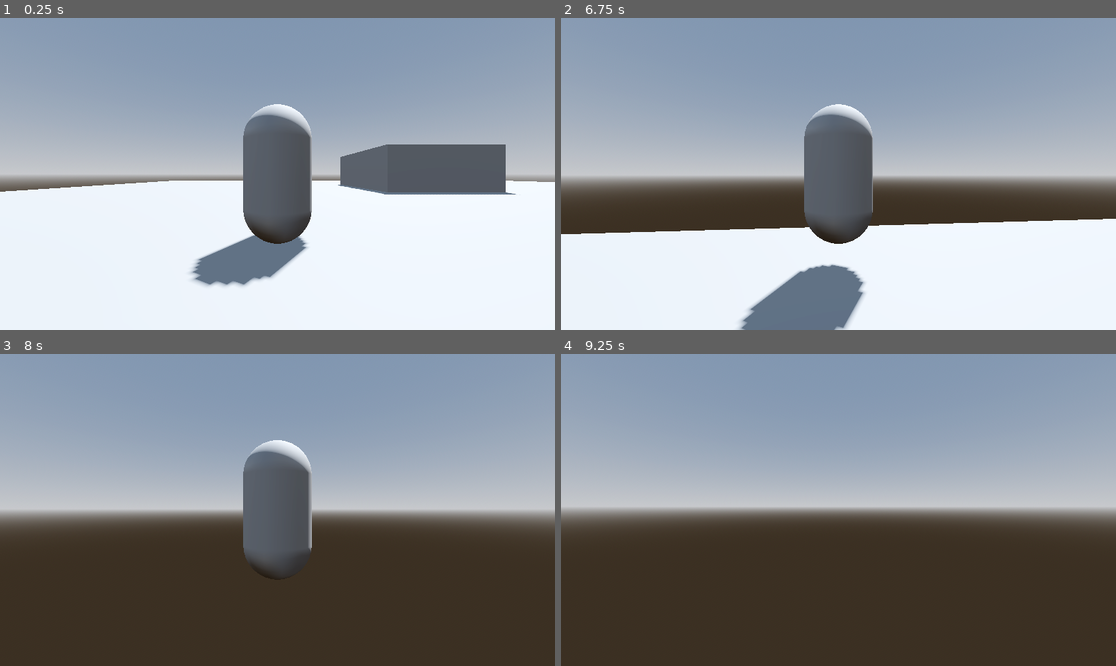
Above: before the commit, frames 1-4 (two rows, left to right).
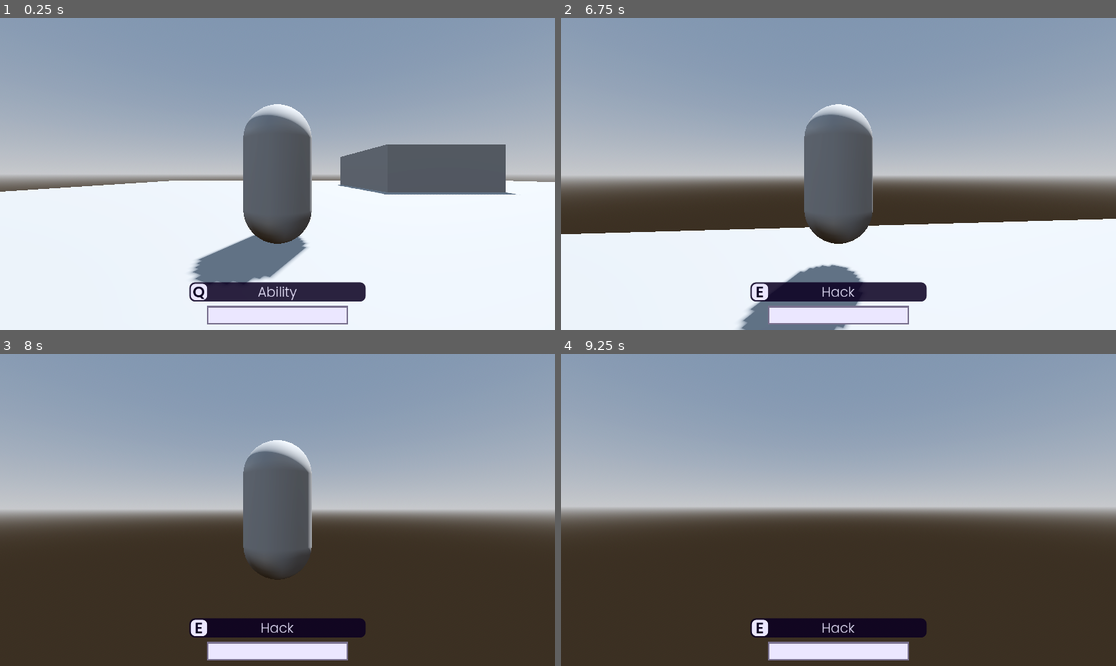
Above: after the commit, the same moments.

Repository: CrispyMD/Escape-The-Establishment
Game: Godot game, scene res://scenes/main_level.tscn
Two runs of this game, one before a commit and one after it. Both use one fixed random seed, a clock stepped at 60 frames per second and the inputs below.
Inputs (mouse positions are in pixels of both pictures, inside the frame that each line leads up to):
- Up to frame 1 (0.25 s): no input
- Up to frame 2 (6.75 s): tap Enter at 0.5 s; move the mouse to (866, 174) at 0.52 s; hold W (forward) 0.53-5.78 s; tap E (interact) at 0.6, 1.55, 2.1, 3.05, 3.6, 4.55, 5.1, 6.05, 6.6 s; tap Space (jump) at 0.77, 1.52, 3.02, 3.77, 4.52, 6.02 s; move the mouse to (810, 174) at 1.27 s; tap Q (ability) at 1.35, 4.35 s; move the mouse to (849, 167) at 2.02 s; move the mouse to (832, 180) at 2.77 s; tap F (switch_pov) at 2.85, 5.85 s; move the mouse to (877, 177) at 3.52 s; move the mouse to (794, 170) at 4.27 s; move the mouse to (844, 174) at 5.02 s; move the mouse to (816, 167) at 5.77 s; hold D (right) 5.78-6.53 s; move the mouse to (866, 174) at 6.52 s; hold W (forward) from 6.53 s (still down)
- Up to frame 3 (8 s): keep holding W (forward); tap Space (jump) at 6.77, 7.52 s; move the mouse to (249, 510) at 7.27 s; tap Q (ability) at 7.35 s; tap E (interact) at 7.55 s
- Up to frame 4 (9.25 s): move the mouse to (849, 503) at 8.02 s; tap E (interact) at 8.1, 9.05 s; tap Space (jump) at 8.75, 9.02 s; move the mouse to (832, 516) at 8.77 s; release W (forward) at 8.78 s; hold A (left) from 8.78 s (still down); tap F (switch_pov) at 8.85 s

The runs differ from the first frame. In frame 1, 2.2% of the frame differs, in the area x 34-66%, y 84-99%; in frame 2, 2.9%; in frame 3, 3.5%; in frame 4, 3.5%.

Commit message:
Crucial Changes

Diff:
--- a/Escape The Establishment/scenes/character.tscn
+++ b/Escape The Establishment/scenes/character.tscn
@@ -85,7 +85,6 @@
 script = ExtResource("2_njcvc")
 
 [node name="AbilityPanel" type="Panel" parent="CharacterUI"]
-visible = false
 layout_mode = 1
 anchors_preset = -1
 anchor_left = 0.5
@@ -179,7 +178,6 @@
 scroll_active = false
 
 [node name="ProgressBar" type="Panel" parent="CharacterUI"]
-visible = false
 layout_mode = 1
 anchors_preset = -1
 anchor_left = 0.5
--- a/Escape The Establishment/scripts/door_rotating.gd
+++ b/Escape The Establishment/scripts/door_rotating.gd
@@ -8,9 +8,9 @@
 func _on_opening_door_area_body_entered(body):
 	if not body is player: return
 	print("fgbhb")
-	#nodes_in_area.append(body)
-	#body.interact_pressed.connect(open_door)
-	#body.get_node("CharacterUI").display_hack()
+	nodes_in_area.append(body)
+	body.interact_pressed.connect(open_door)
+	body.get_node("CharacterUI").display_hack()
 
 func open_door(character):
 	print("Jimmy Newtron")
Not shown, changed: Escape The Establishment/assets/Poppins-Light.ttf.import
Not shown, changed: Escape The Establishment/assets/Poppins-SemiBold.ttf.import
Not shown, changed: Escape The Establishment/assets/computer.glb.import
